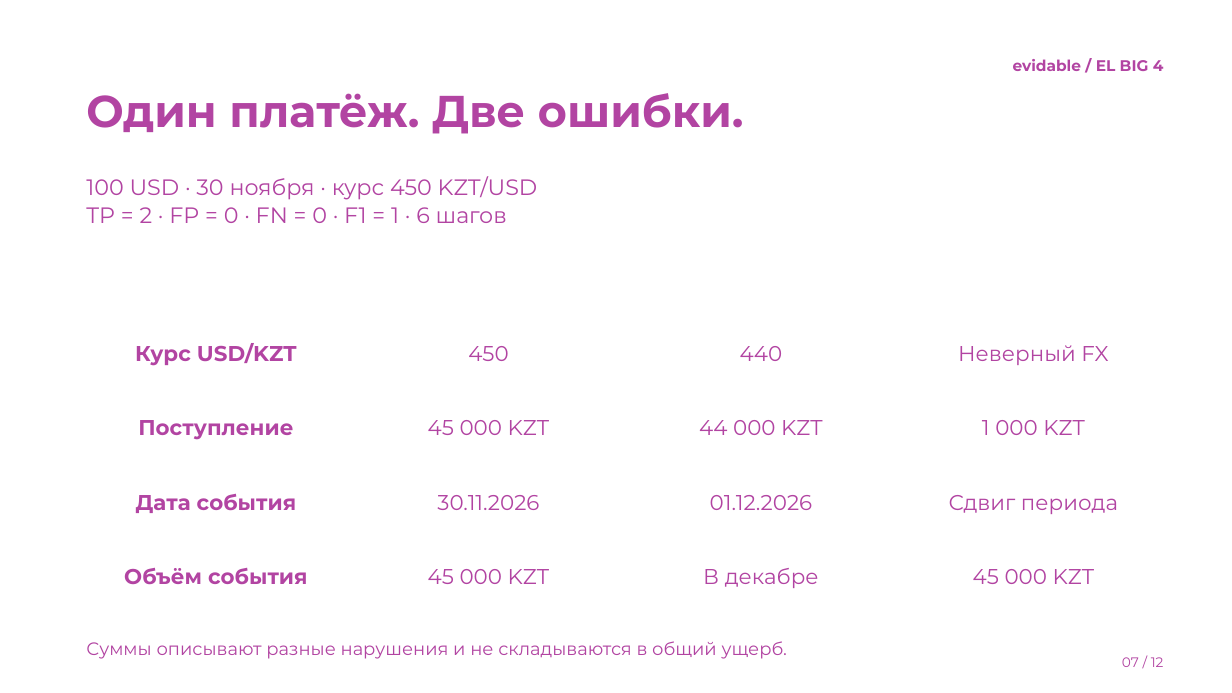
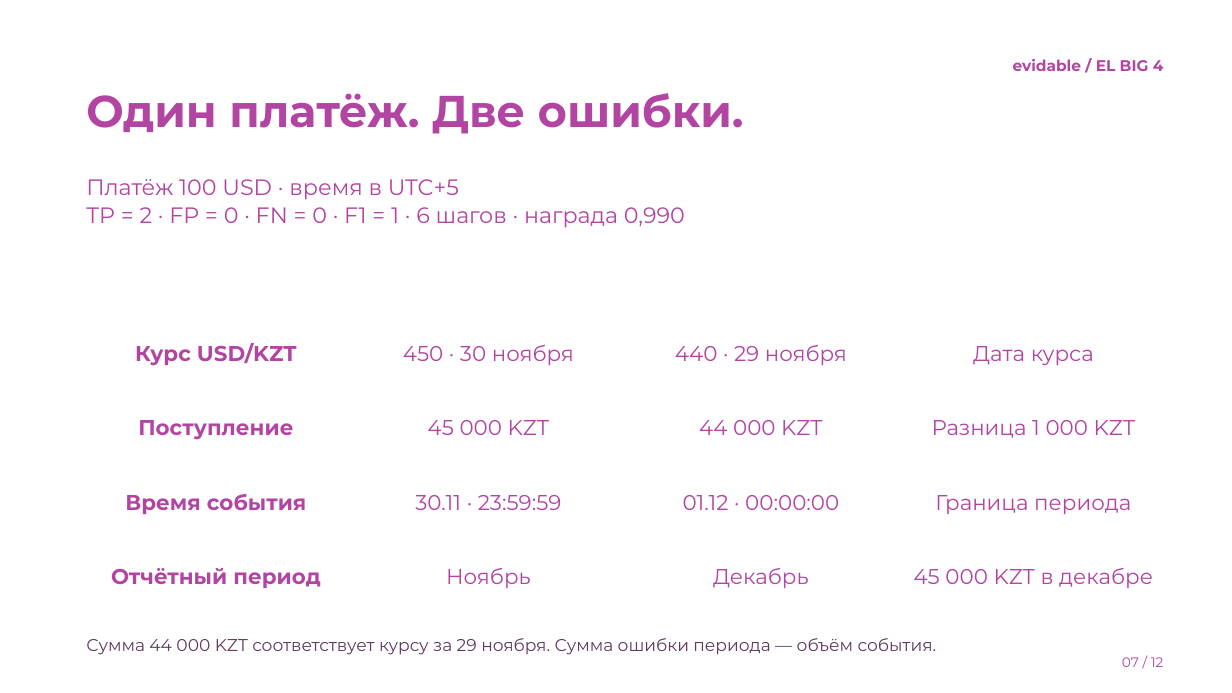
Before and after one commit to amurapan/genesis, a slide deck: slide 7 of demo/presentation.pptx. Drawn at 1232x693 pixels with LibreOffice and Linux fonts; fonts in the diff are those of the drawing; background and template pictures are left out. Boxes give left, top, right and bottom in pixels: in the first picture for what was removed or moved away, otherwise in the second. Text is boxed around its words. In the diff, an @@ line names an element or a change of style, - is before the commit and + after.

```diff
--- a/demo/presentation.pptx
+++ b/demo/presentation.pptx
@@ text at [86,179,685,228]: text changed @@
-100 USD · 30 ноября · курс 450 KZT/USD
-TP = 2 · FP = 0 · FN = 0 · F1 = 1 · 6 шагов
+Платёж 100 USD · время в UTC+5
+TP = 2 · FP = 0 · FN = 0 · F1 = 1 · 6 шагов · награда 0,990
@@ text at [403,345,574,365]: text changed @@
-450
+450 · 30 ноября
@@ text at [675,345,847,365]: text changed @@
-440
+440 · 29 ноября
@@ text at [973,346,1094,365]: text changed @@
-Неверный FX
+Дата курса
@@ text at [932,420,1135,438]: text changed @@
-1 000 KZT
+Разница 1 000 KZT
@@ text at [125,494,306,514]: text changed @@
-Дата события
+Время события
@@ text at [415,495,562,510]: text changed @@
-30.11.2026
+30.11 · 23:59:59
@@ text at [683,495,839,510]: text changed @@
-01.12.2026
+01.12 · 00:00:00
@@ text at [935,495,1131,514]: text changed @@
-Сдвиг периода
+Граница периода
@@ text at [111,568,320,588]: text changed @@
-Объём события
+Отчётный период
@@ text at [446,568,531,588]: text changed @@
-45 000 KZT
+Ноябрь
@@ text at [713,568,808,588]: text changed @@
-В декабре
+Декабрь
@@ text at [914,568,1153,588]: text changed @@
-45 000 KZT
+45 000 KZT в декабре
@@ text at [86,638,937,655]: text changed; size 16.8 to 16 pt; text colour #B244A2 to #603A60 @@
-Суммы описывают разные нарушения и не складываются в общий ущерб.
+Сумма 44 000 KZT соответствует курсу за 29 ноября. Сумма ошибки периода — объём события.
```
Also in this commit, not shown: 4 other slides changed, 1 slide added, 1 slide removed, 26 other files.
